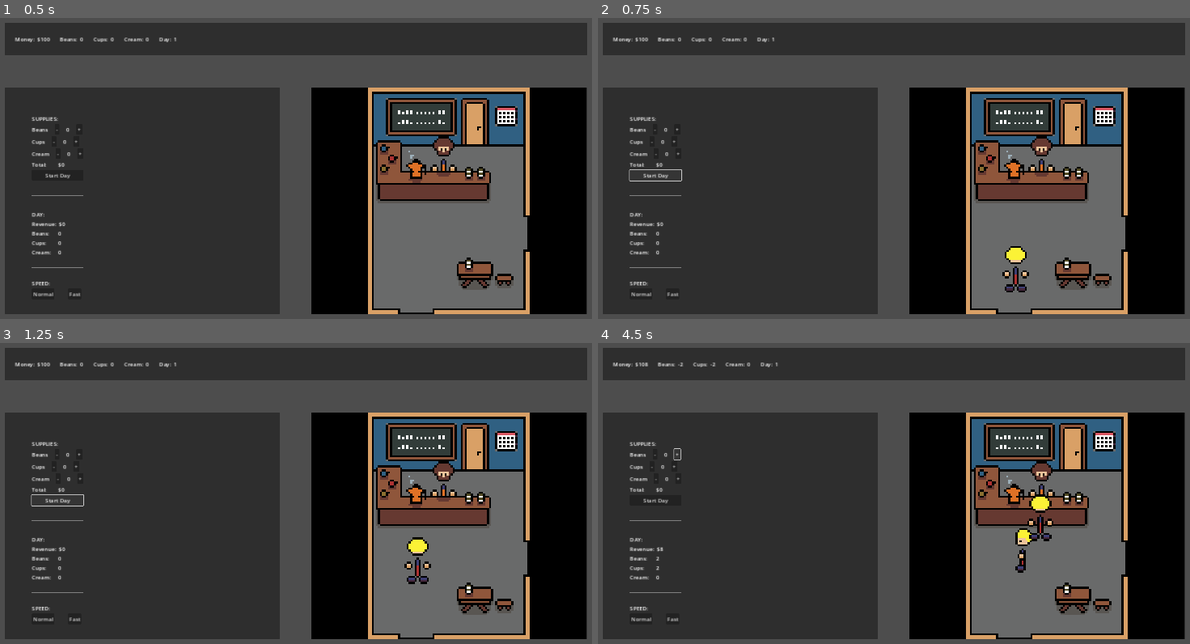
Above: before the commit, frames 1-4 (two rows, left to right).
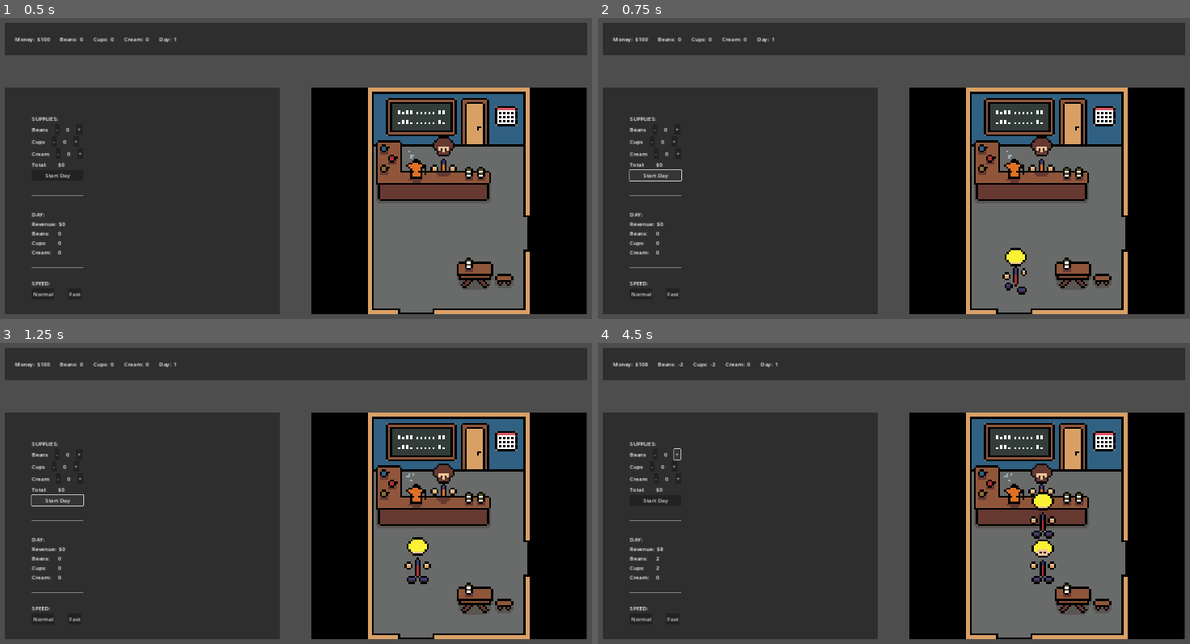
Above: after the commit, the same moments.

Repository: lbelchr/arpeggio
Game: Godot game, scene res://scenes/game/game.tscn
Two runs of this game, one before a commit and one after it. Both use one fixed random seed, a clock stepped at 60 frames per second and the inputs below.
Inputs:
- Up to frame 1 (0.5 s): no input
- Up to frame 2 (0.75 s): click "Start Day" at 0.5 s
- Up to frame 3 (1.25 s): no input
- Up to frame 4 (4.5 s): click "Start Day" at 1.25 s; click "Normal" at 2 s; click "Normal" at 2.75 s; click "-" at 3.5 s; click "+" at 4.25 s

Frame 1 is identical in both runs. In frame 2, 0.3% of the frame differs, in the area x 68-73%, y 75-92%; in frame 3, 0.2%; in frame 4, 1.1%, in the area x 68-78%, y 39-81%.

Commit message:
routers and animations

Diff:
--- a/scenes/cafe/cafe.gd
+++ b/scenes/cafe/cafe.gd
@@ -1,6 +1,7 @@
 extends Node2D
 
 @onready var spawn_timer: Timer = $SpawnTimer
+@onready var animations: AnimationPlayer = $AnimationPlayer
 
 var num_customers: int
 var customer_scene: PackedScene = preload("res://scenes/cafe/customer/customer.tscn")
@@ -8,6 +9,7 @@
 
 func _simulate_day():
 	Manager._reset_day()
+	animations.play("idle")
 	num_customers = _random(4, 10)
 	_spawn_customer()
 	spawn_timer.start()
@@ -28,5 +30,6 @@
 	if num_customers > 0:
 		_spawn_customer()
 	else:
+		animations.stop()
 		Manager._next_day()
 		spawn_timer.stop()
--- a/scenes/cafe/cafe.tscn
+++ b/scenes/cafe/cafe.tscn
@@ -14,6 +14,48 @@
 
 [sub_resource type="RectangleShape2D" id="RectangleShape2D_ik0sf"]
 size = Vector2(81, 84.5)
+
+[sub_resource type="RectangleShape2D" id="RectangleShape2D_yyksp"]
+size = Vector2(46, 31)
+
+[sub_resource type="Animation" id="Animation_xgbxx"]
+resource_name = "idle"
+length = 1.6
+loop_mode = 1
+step = 0.4
+tracks/0/type = "value"
+tracks/0/imported = false
+tracks/0/enabled = true
+tracks/0/path = NodePath("Background:frame")
+tracks/0/interp = 1
+tracks/0/loop_wrap = true
+tracks/0/keys = {
+"times": PackedFloat32Array(0, 0.4, 0.8, 1.2),
+"transitions": PackedFloat32Array(1, 1, 1, 1),
+"update": 1,
+"values": [0, 1, 2, 3]
+}
+
+[sub_resource type="Animation" id="Animation_vt27g"]
+length = 0.001
+tracks/0/type = "value"
+tracks/0/imported = false
+tracks/0/enabled = true
+tracks/0/path = NodePath("Background:frame")
+tracks/0/interp = 1
+tracks/0/loop_wrap = true
+tracks/0/keys = {
+"times": PackedFloat32Array(0),
+"transitions": PackedFloat32Array(1),
+"update": 1,
+"values": [0]
+}
+
+[sub_resource type="AnimationLibrary" id="AnimationLibrary_5efnr"]
+_data = {
+"RESET": SubResource("Animation_vt27g"),
+"idle": SubResource("Animation_xgbxx")
+}
 
 [node name="Cafe" type="Node2D"]
 script = ExtResource("1_ndvhf")
@@ -34,7 +76,7 @@
 script = ExtResource("3_ehoa5")
 
 [node name="CollisionShape2D" type="CollisionShape2D" parent="Door"]
-position = Vector2(45, -25)
+position = Vector2(46, -47)
 shape = SubResource("RectangleShape2D_0rry8")
 
 [node name="Door2" type="Area2D" parent="."]
@@ -49,32 +91,51 @@
 [node name="Table" type="Area2D" parent="."]
 position = Vector2(-54, -319)
 collision_layer = 2
+linear_damp_space_override = 3
+linear_damp = 1e+06
 script = ExtResource("4_lffq0")
 
 [node name="CollisionShape2D" type="CollisionShape2D" parent="Table"]
 position = Vector2(39, 275.75)
 shape = SubResource("RectangleShape2D_ik0sf")
 
+[node name="TableStop" type="StaticBody2D" parent="Table"]
+position = Vector2(-124, 344)
+
+[node name="CollisionShape2D" type="CollisionShape2D" parent="Table/TableStop"]
+position = Vector2(166, -43)
+shape = SubResource("RectangleShape2D_yyksp")
+
 [node name="SpawnTimer" type="Timer" parent="."]
-wait_time = 5.0
+wait_time = 5.5
 
 [node name="RouterRight" parent="." instance=ExtResource("5_pmsr1")]
-position = Vector2(-103, 37)
+position = Vector2(-101, 61)
+linear_damp_space_override = 3
+linear_damp = 1e+06
 incoming_direction = 2
 outgoing_direction = 1
 
 [node name="RouterUp" parent="." instance=ExtResource("5_pmsr1")]
-position = Vector2(20, 80)
+position = Vector2(5, 86)
+linear_damp_space_override = 3
+linear_damp = 1e+09
+angular_damp = 10.0
 incoming_direction = 1
 outgoing_direction = 2
 
 [node name="RouterLeft" parent="." instance=ExtResource("5_pmsr1")]
-position = Vector2(9, 124)
+position = Vector2(9, 171)
 incoming_direction = 3
 
 [node name="RouterDown" parent="." instance=ExtResource("5_pmsr1")]
-position = Vector2(-119, 125)
+position = Vector2(-125, 152)
 outgoing_direction = 3
+
+[node name="AnimationPlayer" type="AnimationPlayer" parent="."]
+libraries = {
+"": SubResource("AnimationLibrary_5efnr")
+}
 
 [connection signal="body_entered" from="Door" to="Door" method="_on_body_entered"]
 [connection signal="body_entered" from="Door2" to="Door2" method="_on_body_entered"]
--- a/scenes/cafe/customer/customer.gd
+++ b/scenes/cafe/customer/customer.gd
@@ -2,6 +2,7 @@
 
 @export var speed: int = 200
 @onready var sprite: Sprite2D = $Sprite2D
+@onready var animations: AnimationPlayer = $AnimationPlayer
 
 var y_direction: int
 var x_direction: int
@@ -13,9 +14,11 @@
 	route_direction = Manager.DIRECTION.UP
 	moving = true
 	sprite.frame = 12
+	animations.play("walk_up")
+
 	_create_random_drink()
 
-func _process(_delta):
+func _physics_process(_delta):
 	_get_direction()
 	if moving:
 		velocity.y = y_direction * speed
@@ -27,6 +30,7 @@
 
 func submit_order():
 	moving = false
+	animations.stop()
 	Manager._process_order(drink_order)
 	$Timer.start()
 
@@ -35,12 +39,16 @@
 	match route_direction:
 		Manager.DIRECTION.UP:
 			sprite.frame = 12
+			animations.play("walk_up")
 		Manager.DIRECTION.DOWN:
 			sprite.frame = 0
+			animations.play("walk_down")
 		Manager.DIRECTION.LEFT:
 			sprite.frame = 8
+			animations.play("walk_left")
 		Manager.DIRECTION.RIGHT:
 			sprite.frame = 4
+			animations.play("walk_right")
 
 func _get_direction():
 	match route_direction:
@@ -60,5 +68,6 @@
 # after order
 func _on_timer_timeout():
 	route_direction = Manager.DIRECTION.DOWN
+	animations.play("walk_down")
 	moving = true
 	sprite.frame = 0
--- a/scenes/cafe/customer/customer.tscn
+++ b/scenes/cafe/customer/customer.tscn
@@ -1,11 +1,105 @@
-[gd_scene load_steps=4 format=3 uid="uid://b70beywnfaoi0"]
+[gd_scene load_steps=10 format=3 uid="uid://b70beywnfaoi0"]
 
 [ext_resource type="Script" path="res://scenes/cafe/customer/customer.gd" id="1_tua0b"]
 [ext_resource type="Texture2D" uid="uid://bgh2w27e0rfsk" path="res://assets/characters/blonde-guy.png" id="2_wsw8c"]
 
-[sub_resource type="CapsuleShape2D" id="CapsuleShape2D_37ttv"]
-radius = 29.8
-height = 60.8
+[sub_resource type="RectangleShape2D" id="RectangleShape2D_5jxao"]
+
+[sub_resource type="Animation" id="Animation_ebxvs"]
+resource_name = "walk_up"
+length = 0.6
+loop_mode = 1
+step = 0.15
+tracks/0/type = "value"
+tracks/0/imported = false
+tracks/0/enabled = true
+tracks/0/path = NodePath("Sprite2D:frame")
+tracks/0/interp = 1
+tracks/0/loop_wrap = true
+tracks/0/keys = {
+"times": PackedFloat32Array(0, 0.15, 0.3, 0.45),
+"transitions": PackedFloat32Array(1, 1, 1, 1),
+"update": 1,
+"values": [12, 13, 14, 15]
+}
+
+[sub_resource type="Animation" id="Animation_7rvvq"]
+length = 0.001
+tracks/0/type = "value"
+tracks/0/imported = false
+tracks/0/enabled = true
+tracks/0/path = NodePath("Sprite2D:frame")
+tracks/0/interp = 1
+tracks/0/loop_wrap = true
+tracks/0/keys = {
+"times": PackedFloat32Array(0),
+"transitions": PackedFloat32Array(1),
+"update": 1,
+"values": [4]
+}
+
+[sub_resource type="Animation" id="Animation_ln3pl"]
+resource_name = "walk_right"
+length = 0.6
+loop_mode = 1
+step = 0.15
+tracks/0/type = "value"
+tracks/0/imported = false
+tracks/0/enabled = true
+tracks/0/path = NodePath("Sprite2D:frame")
+tracks/0/interp = 1
+tracks/0/loop_wrap = true
+tracks/0/keys = {
+"times": PackedFloat32Array(0, 0.15, 0.3, 0.45),
+"transitions": PackedFloat32Array(1, 1, 1, 1),
+"update": 1,
+"values": [4, 7, 6, 5]
+}
+
+[sub_resource type="Animation" id="Animation_rkl5r"]
+resource_name = "walk_down"
+length = 0.6
+loop_mode = 1
+step = 0.15
+tracks/0/type = "value"
+tracks/0/imported = false
+tracks/0/enabled = true
+tracks/0/path = NodePath("Sprite2D:frame")
+tracks/0/interp = 1
+tracks/0/loop_wrap = true
+tracks/0/keys = {
+"times": PackedFloat32Array(0, 0.15, 0.3, 0.45),
+"transitions": PackedFloat32Array(1, 1, 1, 1),
+"update": 1,
+"values": [0, 1, 2, 3]
+}
+
+[sub_resource type="Animation" id="Animation_gkm5v"]
+resource_name = "walk_left"
+length = 0.6
+loop_mode = 1
+step = 0.15
+tracks/0/type = "value"
+tracks/0/imported = false
+tracks/0/enabled = true
+tracks/0/path = NodePath("Sprite2D:frame")
+tracks/0/interp = 1
+tracks/0/loop_wrap = true
+tracks/0/keys = {
+"times": PackedFloat32Array(0, 0.15, 0.3, 0.45),
+"transitions": PackedFloat32Array(1, 1, 1, 1),
+"update": 1,
+"values": [8, 9, 10, 11]
+}
+
+[sub_resource type="AnimationLibrary" id="AnimationLibrary_hb5gx"]
+_data = {
+"RESET": SubResource("Animation_7rvvq"),
+"walk_down": SubResource("Animation_rkl5r"),
+"walk_left": SubResource("Animation_gkm5v"),
+"walk_right": SubResource("Animation_ln3pl"),
+"walk_up": SubResource("Animation_ebxvs")
+}
 
 [node name="Customer" type="CharacterBody2D"]
 texture_filter = 1
@@ -19,14 +113,19 @@
 texture = ExtResource("2_wsw8c")
 hframes = 4
 vframes = 4
-frame = 8
+frame = 4
 
 [node name="CollisionShape2D" type="CollisionShape2D" parent="."]
-position = Vector2(3, 26)
-shape = SubResource("CapsuleShape2D_37ttv")
+position = Vector2(0, 17)
+shape = SubResource("RectangleShape2D_5jxao")
 
 [node name="Timer" type="Timer" parent="."]
 wait_time = 1.5
 one_shot = true
 
+[node name="AnimationPlayer" type="AnimationPlayer" parent="."]
+libraries = {
+"": SubResource("AnimationLibrary_hb5gx")
+}
+
 [connection signal="timeout" from="Timer" to="." method="_on_timer_timeout"]
--- a/scenes/cafe/router/router.gd
+++ b/scenes/cafe/router/router.gd
@@ -3,7 +3,9 @@
 @export var incoming_direction: Manager.DIRECTION
 @export var outgoing_direction: Manager.DIRECTION
 
-func _on_body_entered(body: Node2D):
-	if body.has_method("change_direction"):
-		if body.route_direction == incoming_direction:
-			body.change_direction(outgoing_direction)
+func _physics_process(_delta):
+	if has_overlapping_bodies():
+		for body in get_overlapping_bodies():
+			if body.has_method("change_direction"):
+				if body.route_direction == incoming_direction:
+					body.change_direction(outgoing_direction)
Not shown: 1 places in scenes/cafe/cafe.tscn that only renumber resources
